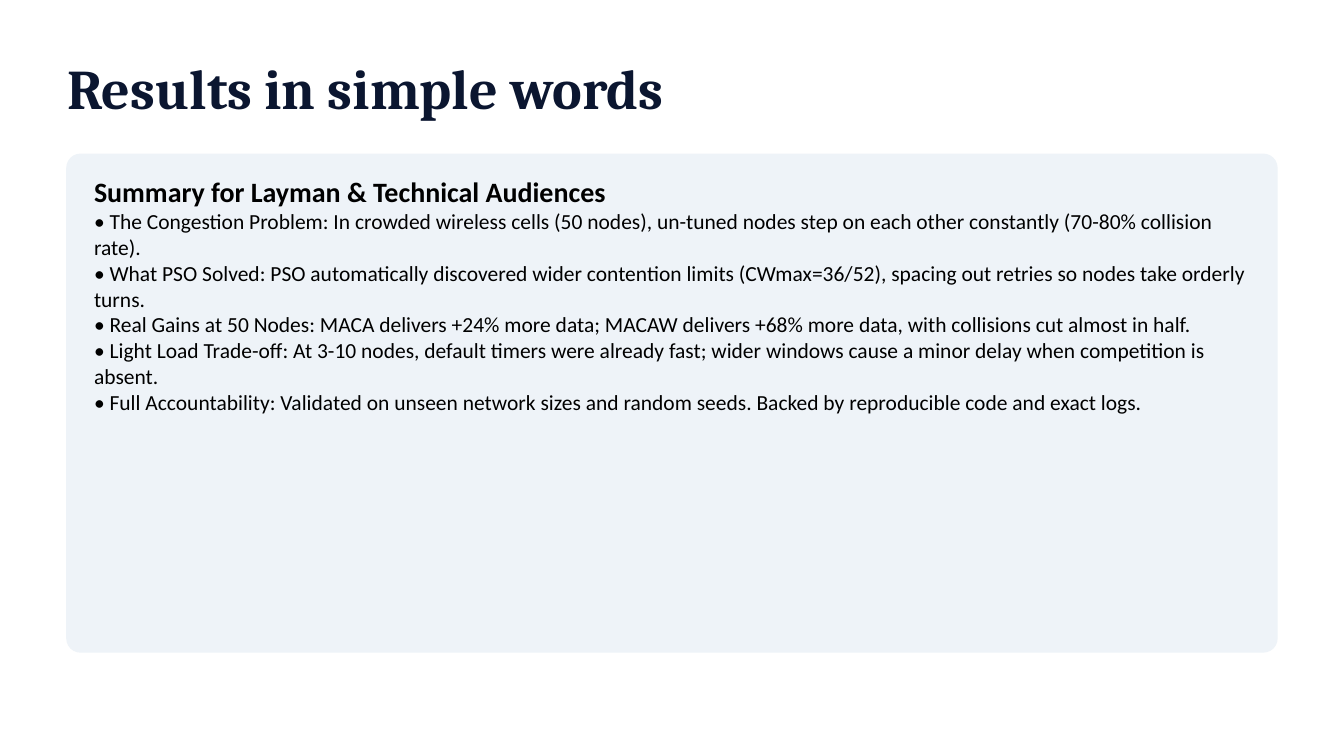
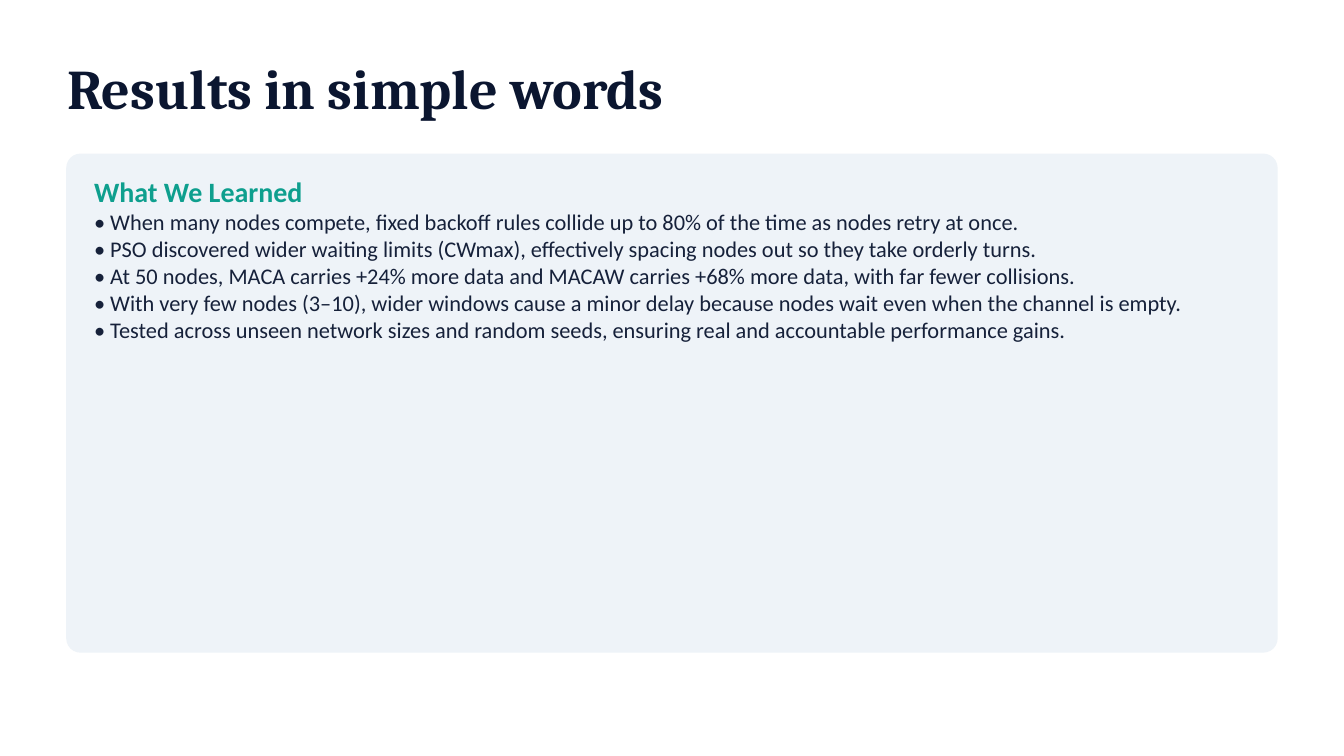
Before and after one commit to JayH25/NDO---MACA-MACAw-with-PSO-optimization, a slide deck: slide 12 of NDO_final.pptx. Drawn at 1344x756 pixels with LibreOffice and Linux fonts; fonts in the diff are those of the drawing. Boxes give left, top, right and bottom in pixels: in the first picture for what was removed or moved away, otherwise in the second. Text is boxed around its words. In the diff, an @@ line names an element or a change of style, - is before the commit and + after.

```diff
--- a/NDO_final.pptx
+++ b/NDO_final.pptx
@@ text at (94, 182, 1181, 342): text changed; size 11.5 to 12 pt; text colour #000000 to #16213A @@
-Summary for Layman & Technical Audiences
-• The Congestion Problem: In crowded wireless cells (50 nodes), un-tuned nodes step on each other constantly (70-80% collision rate).
-• What PSO Solved: PSO automatically discovered wider contention limits (CWmax=36/52), spacing out retries so nodes take orderly turns.
-• Real Gains at 50 Nodes: MACA delivers +24% more data; MACAW delivers +68% more data, with collisions cut almost in half.
-• Light Load Trade-off: At 3-10 nodes, default timers were already fast; wider windows cause a minor delay when competition is absent.
-• Full Accountability: Validated on unseen network sizes and random seeds. Backed by reproducible code and exact logs.
+What We Learned
+• When many nodes compete, fixed backoff rules collide up to 80% of the time as nodes retry at once.
+• PSO discovered wider waiting limits (CWmax), effectively spacing nodes out so they take orderly turns.
+• At 50 nodes, MACA carries +24% more data and MACAW carries +68% more data, with far fewer collisions.
+• With very few nodes (3–10), wider windows cause a minor delay because nodes wait even when the channel is empty.
+• Tested across unseen network sizes and random seeds, ensuring real and accountable performance gains.
```
Also in this commit, not shown: 5 other slides changed, 1 other file.
